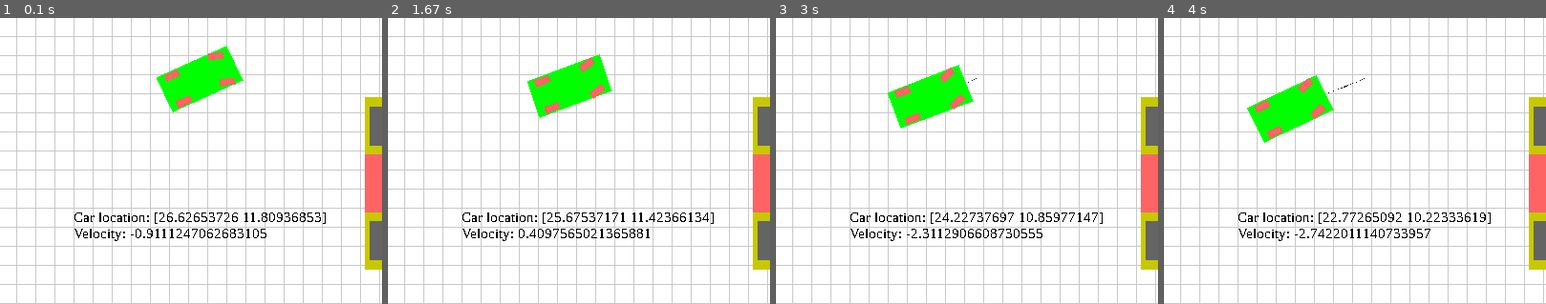
Above: before the commit, frames 1-4 (left to right).
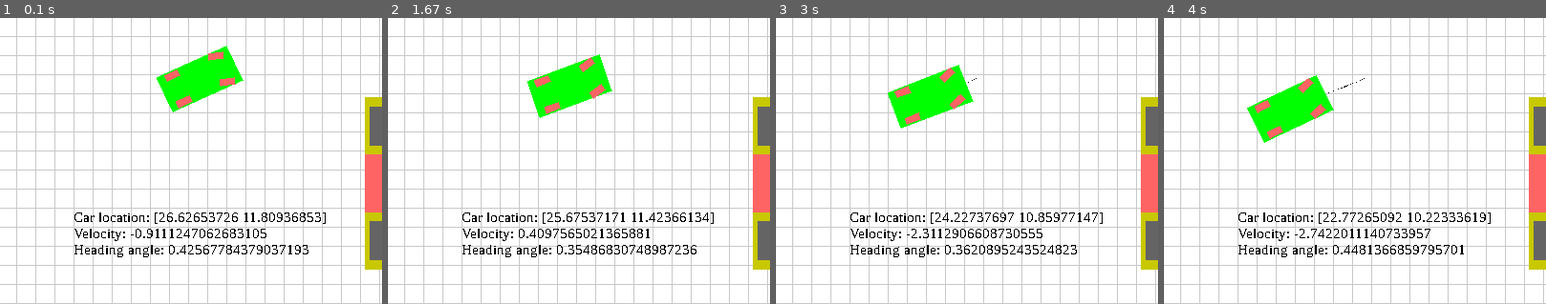
Above: after the commit, the same moments.

Repository: taka-rl/RL_APS
Game: pygame game, started from sim_env/main.py
Two runs of this game, one before a commit and one after it. Both use one fixed random seed, a clock stepped at 60 frames per second and the inputs below.
Inputs:
- Up to frame 1 (0.1 s): no input
- Up to frame 2 (1.67 s): no input
- Up to frame 3 (3 s): no input
- Up to frame 4 (4 s): no input
The pictures show only the part of the screen within x 40-90%, y 50-100%; the shares and areas given below are measured in that part.

The runs differ from the first frame. In frame 1, 0.6% of the frame differs, in the area x 19-81%, y 79-84%; in frame 2, 0.6%; in frame 3, 0.6%; in frame 4, 0.6%.

Commit message:
organized file location showed heading angle in the window

Diff:
--- a/car.py
+++ b/sim_env/car.py
@@ -1,6 +1,6 @@
 import numpy as np
 from com_fcn import draw_object
-from configuration import CAR_L, VELOCITY_LIMIT, CAR_STRUCT, DT, WHEEL_STRUCT, WHEEL_POS
+from parameters import CAR_L, VELOCITY_LIMIT, CAR_STRUCT, DT, WHEEL_STRUCT, WHEEL_POS
 
 
 class Car:
--- a/com_fcn.py
+++ b/sim_env/com_fcn.py
@@ -1,5 +1,5 @@
 import pygame
-from configuration import PIXEL_TO_METER_SCALE, COLORS
+from parameters import PIXEL_TO_METER_SCALE, COLORS
 
 
 def meters_to_pixels(meters):
--- a/parking_env.py
+++ b/sim_env/parking_env.py
@@ -5,7 +5,7 @@
 from typing import Optional
 from car import Car
 from com_fcn import meters_to_pixels, draw_object
-from configuration import *
+from parameters import *
 
 
 class Parking(gym.Env):
@@ -152,7 +152,8 @@
             pygame.draw.line(self.surf_parkinglot, COLORS["BLACK"], car_loc_old, car_loc)
 
             # display Multi-line text
-            text_str = f"Car location: {self.car.car_loc}\nVelocity: {self.car.v}"
+            text_str = (f"Car location: {self.car.car_loc}\nVelocity: {self.car.v}\n"
+                        f"Heading angle: {self.car.psi}\n")
             text_rect = pygame.Rect(400, 500, 100, 100)  # Define the rectangle area for text
             self.draw_multiline_text(self.surf_text, text_str, COLORS["BLACK"], text_rect, font)
 
--- a/training.py
+++ b/sim_env/training.py
@@ -1,7 +1,7 @@
 import os
 import ray
 from ray.rllib.algorithms.ppo import PPOConfig
-from parking_env import Parking
+from sim_env.parking_env import Parking
 
 
 ray.init()
Renamed: main.py -> sim_env/main.py
Renamed: configuration.py -> sim_env/parameters.py
